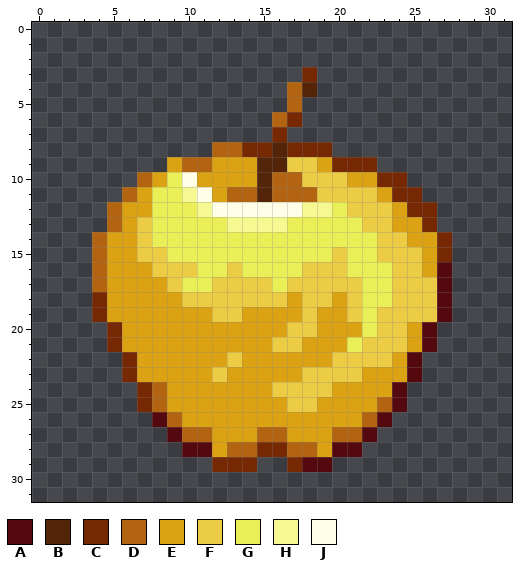
A pixel-art sprite gets an edit: textures/items/apple_golden.png. Above is the file before it was changed.
The file is 32x32 pixels. Colours within 5 levels of each other are drawn and written as one.
Palette (. is transparent): A #54090e  B #542409  C #752802  D #b26411  E #dba213  F #eccb45  G #eaee57  H #f6f892  J #feffe6
After the commit:
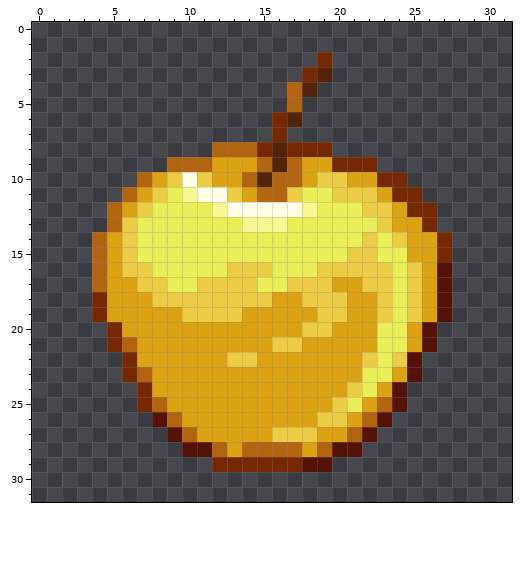
The exact change:
colour A: #54090e -> #541209
Changed rows in their new state; - is a pixel that keeps its letter.
first column x 6:
 2 -------------C-------
 3 -------------B-------
 6 ----------CB---------
 8 --------D------------
 9 ---D-----D-DE--------
10 ---F-F--D---E--------
11 --F---JFED-FGG-------
12 -F---GH------G-G-----
13 FG-----G--------G----
14 FG--------------FG---
15 FGG-----------GFFGGE-
16 FFGGG---FF--G--FFFG--
17 -FFG-F---G----EEFFG-E
18 --FF------E---FEEFG-E
19 ----FF------EFFEE-G-E
20 -----------E-F--EGG--
21 D--------------EEGG--
22 --------F-----EE-GF--
23 -D----E-----EEEEGG---
24 --E-------EEEE-FG----
25 -----------EE-FG-----
26 -------------FF------
27 -----E---EFFF-E------
28 ------DE-DD-ED-------
29 ---------CC----------
Pixel boxes of the changes (left, top, right, bottom) in both pictures:
changed: (122, 52, 452, 472)
